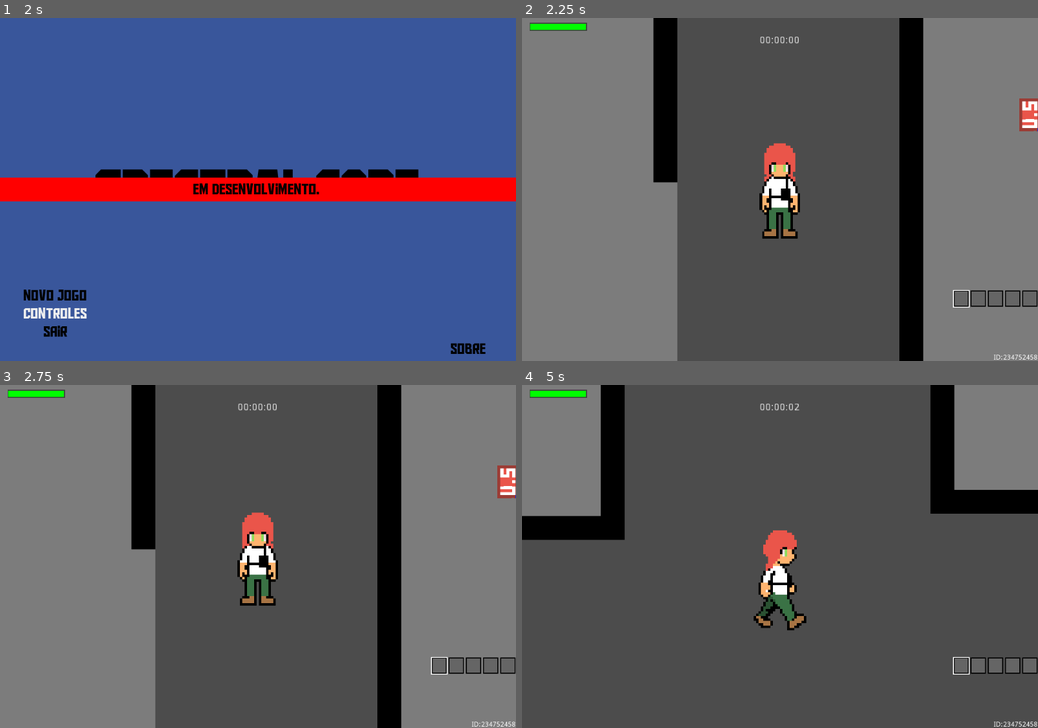
Above: before the commit, frames 1-4 (two rows, left to right).
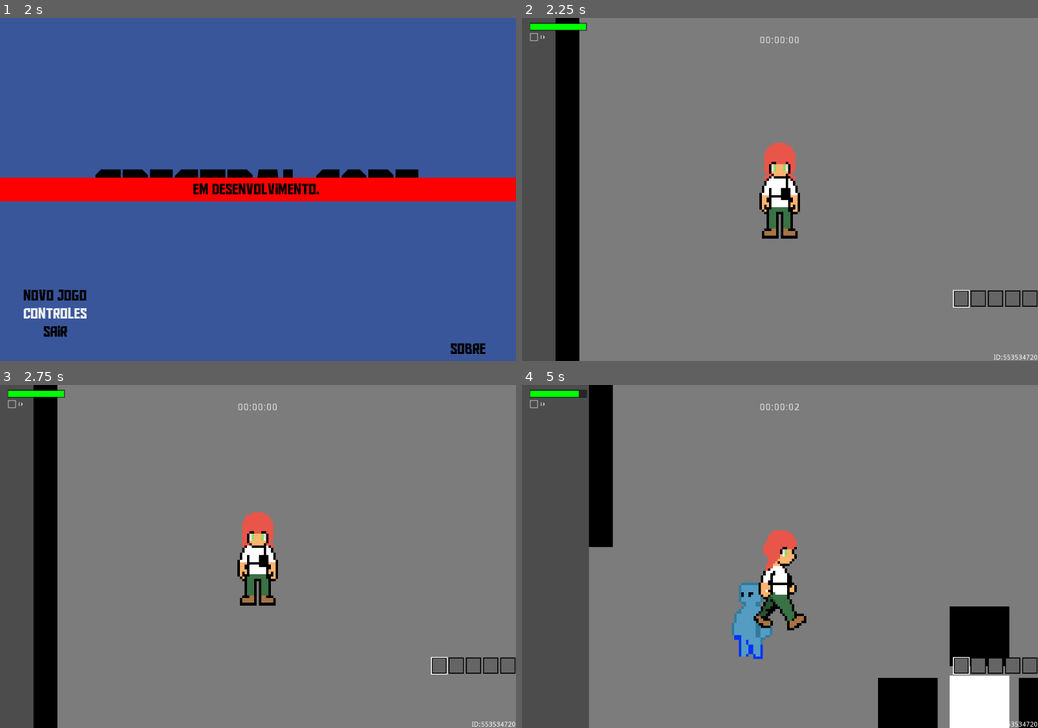
Above: after the commit, the same moments.

Repository: pauloeduardo145/Spectral-Core
Game: Godot game, scene res://Scenes/Menu.tscn
Two runs of this game, one before a commit and one after it. Both use one fixed random seed, a clock stepped at 60 frames per second and the inputs below.
Inputs (mouse positions are in pixels of both pictures, inside the frame that each line leads up to):
- Up to frame 1 (2 s): click "Sobre" at 0.5 s; click "Controles" at 1.25 s
- Up to frame 2 (2.25 s): click "Novo Jogo" at 2 s
- Up to frame 3 (2.75 s): no input
- Up to frame 4 (5 s): tap Enter at 2.75 s; move the mouse to (893, 539) at 2.77 s; hold Right (ui_right) 2.78-3.53 s; tap B (Bejar) at 2.85, 3.8, 4.35 s; click (893, 539) at 2.92 s; tap F (f) at 3.05, 3.6, 4.55 s; move the mouse to (676, 573) at 3.52 s; hold Down (ui_down) 3.53-4.28 s; click (676, 573) at 3.67 s; move the mouse to (831, 481) at 4.27 s; hold Right (ui_right) from 4.28 s (still down); click (831, 481) at 4.42 s

Frame 1 is identical in both runs. In frame 2, 60% of the frame differs, in the area x 0-100%, y 0-100%; in frame 3, 60%; in frame 4, 84%.

Commit message:
feat: Correções em fantasmas, energia e no sistema geral do jogo

Diff:
--- a/Scenes/Fantasma.tscn
+++ b/Scenes/Fantasma.tscn
@@ -31,6 +31,7 @@
 
 [node name="Fantasma" type="KinematicBody2D" groups=["fantasma"]]
 collision_layer = 2
+collision_mask = 2
 input_pickable = true
 script = ExtResource( 2 )
 
--- a/Scenes/HUD.tscn
+++ b/Scenes/HUD.tscn
@@ -1,9 +1,15 @@
-[gd_scene load_steps=5 format=2]
+[gd_scene load_steps=8 format=2]
 
 [ext_resource path="res://Scripts/HUD.gd" type="Script" id=1]
+[ext_resource path="res://Fonts/Rosehot.ttf" type="DynamicFontData" id=2]
+[ext_resource path="res://Scripts/F_numero.gd" type="Script" id=3]
 [ext_resource path="res://Scripts/Fade.gd" type="Script" id=4]
 [ext_resource path="res://Assets/inventario_fundo.png" type="Texture" id=7]
 [ext_resource path="res://Assets/Highlight.png" type="Texture" id=8]
+
+[sub_resource type="DynamicFont" id=1]
+size = 22
+font_data = ExtResource( 2 )
 
 [node name="HUD" type="CanvasLayer"]
 script = ExtResource( 1 )
@@ -205,3 +211,18 @@
 position = Vector2( 15.75, 17.5 )
 scale = Vector2( 2.21875, 2.3125 )
 texture = ExtResource( 8 )
+
+[node name="F_mortos" type="Node2D" parent="."]
+position = Vector2( 25, 40 )
+
+[node name="Sprite" type="Sprite" parent="F_mortos"]
+texture = ExtResource( 8 )
+
+[node name="F_numero" type="Label" parent="F_mortos"]
+margin_left = 13.0
+margin_top = -8.0
+margin_right = 53.0
+margin_bottom = 20.0
+rect_scale = Vector2( 0.679999, 0.56 )
+custom_fonts/font = SubResource( 1 )
+script = ExtResource( 3 )
--- a/Scenes/Interface's/Monitor_sala_central1.tscn
+++ b/Scenes/Interface's/Monitor_sala_central1.tscn
@@ -6,7 +6,7 @@
 
 [node name="Monitor_sala_central1" type="CanvasLayer"]
 script = ExtResource( 1 )
-ligado_path = NodePath("LigaDesliga")
+ligado_path = NodePath("Root/ForaMonitor/ColorRect")
 
 [node name="Root" type="Control" parent="."]
 anchor_right = 1.0
--- a/Scenes/Main.tscn
+++ b/Scenes/Main.tscn
@@ -314,12 +314,13 @@
 visible = false
 
 [node name="Spawn" type="Position2D" parent="."]
-position = Vector2( 344, 314 )
+position = Vector2( 487, 90 )
 
 [node name="Area_spawn_salas" type="Node" parent="."]
 
 [node name="sala_norte" type="Area2D" parent="Area_spawn_salas"]
 visible = false
+position = Vector2( 36, 32 )
 collision_layer = 4
 script = ExtResource( 10 )
 nome_sala = "sala_norte"
@@ -348,7 +349,7 @@
 nome_sala = "sala_leste"
 
 [node name="colison" type="CollisionShape2D" parent="Area_spawn_salas/sala_leste"]
-position = Vector2( 1022, 375 )
+position = Vector2( 1002, 362 )
 shape = SubResource( 2 )
 disabled = true
 
@@ -359,7 +360,7 @@
 nome_sala = "sala_oeste"
 
 [node name="colison" type="CollisionShape2D" parent="Area_spawn_salas/sala_oeste"]
-position = Vector2( 38, 359 )
+position = Vector2( 142, 371 )
 shape = SubResource( 2 )
 disabled = true
 
--- a/Scenes/Player.tscn
+++ b/Scenes/Player.tscn
@@ -111,7 +111,7 @@
 radius = 34.0
 
 [node name="Player" type="KinematicBody2D" groups=["player"]]
-collision_mask = 14
+collision_mask = 12
 script = ExtResource( 4 )
 
 [node name="collision" type="CollisionShape2D" parent="."]
--- /dev/null
+++ b/Scripts/F_numero.gd
@@ -0,0 +1,7 @@
+extends Label
+
+func _process(_delta):
+    var player = get_node_or_null("/root/Main/Player")
+
+    if player != null:
+        text = str(Global.fantasmas_eliminados)
--- a/Scripts/Fade.gd
+++ b/Scripts/Fade.gd
@@ -1,15 +1,25 @@
 extends ColorRect
+
+# Velocidade do fade (alpha por segundo): 2.0 = 0,5 s para fade completo
+const VELOCIDADE := 2.0
+
+func _ready():
+	# A cena tinha cor com alpha 0 (nunca apareceria) e bloqueava o mouse
+	color = Color(0, 0, 0, 1)
+	mouse_filter = Control.MOUSE_FILTER_IGNORE
+	modulate.a = 0.0
+	visible = false
 
 func fade_out():
 	visible = true
-	modulate.a = 0
+	modulate.a = 0.0
 
-	while modulate.a <1:
-		modulate.a = 0.5
+	while modulate.a < 1.0:
+		modulate.a = min(modulate.a + VELOCIDADE * get_process_delta_time(), 1.0)
 		yield(get_tree(), "idle_frame")
 
 func fade_in():
-	while modulate.a >0:
-		modulate.a = 0.5
+	while modulate.a > 0.0:
+		modulate.a = max(modulate.a - VELOCIDADE * get_process_delta_time(), 0.0)
 		yield(get_tree(), "idle_frame")
 	visible = false
--- a/Scripts/Fantasma.gd
+++ b/Scripts/Fantasma.gd
@@ -5,15 +5,34 @@
 var corajoso = 100
 var medroso = 100
 
-# Dano
-var dano_base := 10
-var tipo_dano := "delay" # "instantaneo", "delay", "continuo"
-
-# Controle
-var pode_dar_dano := true
-
-
-var alvo_em_contato = null
+var dano_base := 10            # dano de cada "tick" (no player e nos aliados)
+var intervalo_dano := 1.0      # segundos entre um tick e outro no mesmo alvo
+var tempo_atual := 0.0
+var proximo_dano = {}          # id do alvo -> momento em que pode levar dano de novo
+
+export var Chance_F = 0.1
+
+const MAX_ALIADOS = 3              # máximo de aliados vivos ao mesmo tempo
+const VIDA_ALIADO = 30             # vida de um aliado (3 ticks de dano_base = morre)
+const COR_ALIADO = Color(0.6, 1.0, 0.8)
+const COR_DANO = Color(1.0, 0.3, 0.3)
+
+var aliado := false
+var morto := false
+var vida := VIDA_ALIADO
+var tempo_flash := 0.0
+var item_carregado = null      # item que o fantasma carrega (null = nenhum)
+
+const ITENS_POSSIVEIS = ["Chave de fenda", "Chave Universal"]
+const CHANCE_CARREGAR_ITEM = 0.5   # chance de um fantasma nascer carregando item
+
+const VELOCIDADE_ALIADO = 120
+const DISTANCIA_SEGUIR = 60.0      # o aliado para de andar quando chega perto
+const DISTANCIA_ENTREGA = 90.0     # distância para entregar o item ao player
+const COOLDOWN_BEIJO = 1.5         # segundos até poder tentar de novo no mesmo fantasma
+
+var tempo_cooldown_beijo := 0.0
+
 var velocidade = Vector2.ZERO
 var player = null
 
@@ -22,11 +41,19 @@
 	$anim.play("default")
 	randomize()
 
+	# Fantasmas NÃO colidem com o player (nem entre si): só com a camada "mundo"
+	# (layer 3 = valor 4). O dano é detectado pela área "Dano", que enxerga o
+	# player (layer 1) e os fantasmas/aliados (layer 2).
+	collision_mask = 4
+	$Dano.collision_mask = 1 | 2
+
 	player = get_tree().get_root().find_node("Player", true, false)
 
 	corajoso = randi() % 101
 	medroso = randi() % 101
 
+	if randf() < CHANCE_CARREGAR_ITEM:
+		item_carregado = ITENS_POSSIVEIS[randi() % ITENS_POSSIVEIS.size()]
 
 func get_save_data():
 	return{
@@ -34,31 +61,165 @@
 		"x": global_position.x,
 		"y": global_position.y,
 		"corajoso": corajoso,
-		"medroso": medroso
+		"medroso": medroso,
+		"aliado": aliado,
+		"vida": vida,
+		"item": item_carregado   # item que ele ainda carrega (null = nenhum)
 	}
 
+func restaurar_aliado(dados):
+	corajoso = dados.get("corajoso", corajoso)
+	medroso = dados.get("medroso", medroso)
+	item_carregado = dados.get("item", null)
+	virar_aliado()
+	vida = dados.get("vida", VIDA_ALIADO)
+
 func _physics_process(_delta):
-	if player == null:
+	if tempo_cooldown_beijo > 0.0:
+		tempo_cooldown_beijo -= _delta
+
+	# Fim do "flash" vermelho de dano
+	if tempo_flash > 0.0:
+		tempo_flash -= _delta
+		if tempo_flash <= 0.0:
+			$anim.modulate = COR_ALIADO if aliado else Color(1, 1, 1)
+
+	if player == null or not is_instance_valid(player):
 		return
 
-	tipo_de_fantasma()
-
+	if aliado:
+		comportamento_aliado()
+	else:
+		tipo_de_fantasma()
+		aplicar_dano_continuo(_delta)
+
+	atualizar_flip()
 	move_and_slide(velocidade)
 
 func tipo_de_fantasma():
 	if corajoso > medroso:
-		var direcao = (player.global_position - global_position).normalized()
+		# Persegue o alvo mais próximo: o player ou um aliado dele
+		var alvo = alvo_mais_proximo()
+		var direcao = (alvo.global_position - global_position).normalized()
 		velocidade = direcao * 100
 
 	elif medroso > corajoso:
 		var direcao = (global_position - player.global_position).normalized()
 		velocidade = direcao * 10
 
+func alvo_mais_proximo():
+	var melhor = player
+	var menor = global_position.distance_to(player.global_position)
+	for a in get_tree().get_nodes_in_group("aliado"):
+		if is_instance_valid(a):
+			var d = global_position.distance_to(a.global_position)
+			if d < menor:
+				menor = d
+				melhor = a
+	return melhor
+
+func atualizar_flip():
 	if velocidade.x < 0:
 		$anim.flip_h = false
 	elif velocidade.x > 0:
 		$anim.flip_h = true
 
-func _on_Dano_body_entered(body):
-	if body.name == "Player":
-		vida_script.levar_dano(20)
+func aplicar_dano_continuo(delta):
+	tempo_atual += delta
+	var novos = {}
+
+	for body in $Dano.get_overlapping_bodies():
+		if body == self:
+			continue
+		var eh_player = body.name == "Player"
+		var eh_aliado = body.is_in_group("aliado")
+		if not eh_player and not eh_aliado:
+			continue
+
+		var id = body.get_instance_id()
+		var proximo = proximo_dano.get(id, 0.0)
+		if tempo_atual >= proximo:
+			proximo = tempo_atual + intervalo_dano
+			if eh_player:
+				vida_script.levar_dano(dano_base)
+			else:
+				body.levar_dano(dano_base)
+		novos[id] = proximo
+
+	# Só guarda quem ainda está em contato (ao sair e voltar, leva dano na hora)
+	proximo_dano = novos
+
+# Sinal ainda conectado na cena (Fantasma.tscn); o dano agora é feito acima
+func _on_Dano_body_entered(_body):
+	pass
+
+# ---------- Aliado ----------
+func limite_aliados_atingido() -> bool:
+	return get_tree().get_nodes_in_group("aliado").size() >= MAX_ALIADOS
+
+# Chamado pelo Player quando aperta B perto do fantasma.
+# Retorna true se o fantasma virou aliado.
+func tentar_aliar() -> bool:
+	if aliado or tempo_cooldown_beijo > 0.0:
+		return false
+	if limite_aliados_atingido():
+		return false
+
+	tempo_cooldown_beijo = COOLDOWN_BEIJO
+
+	if randf() < Chance_F:
+		virar_aliado()
+		return true
+	return false
+
+func virar_aliado():
+	aliado = true
+	vida = VIDA_ALIADO
+	proximo_dano.clear()
+	velocidade = Vector2.ZERO
+
+	# Sai do grupo "fantasma": o aspirador não suga mais aliados
+	remove_from_group("fantasma")
+	add_to_group("aliado")
+
+	# Para de causar dano
+	$Dano.set_deferred("monitoring", false)
+
+	# Visual de aliado
+	$anim.modulate = COR_ALIADO
+
+# Aliados podem ser atacados pelos fantasmas hostis
+func levar_dano(dano):
+	if not aliado or morto:
+		return
+
+	vida -= dano
+	$anim.modulate = COR_DANO
+	tempo_flash = 0.15
+
+	if vida <= 0:
+		morrer_aliado()
+
+func morrer_aliado():
+	morto = true
+	# Sai do grupo na hora: libera o "slot" para o player conseguir outro aliado
+	# e impede que o aliado morto seja salvo. O item que ele carregava se perde.
+	remove_from_group("aliado")
+	queue_free()
+
+func comportamento_aliado():
+	var distancia = global_position.distance_to(player.global_position)
+
+	if distancia > DISTANCIA_SEGUIR:
+		velocidade = (player.global_position - global_position).normalized() * VELOCIDADE_ALIADO
+	else:
+		velocidade = Vector2.ZERO
+
+	if item_carregado != null and distancia <= DISTANCIA_ENTREGA:
+		entregar_item()
+
+func entregar_item():
+	# Se o inventário estiver cheio, continua carregando e tenta de novo depois
+	if InventarioManager.adicionar_item(item_carregado):
+		print("Aliado entregou: ", item_carregado)
+		item_carregado = null
--- a/Scripts/Global.gd
+++ b/Scripts/Global.gd
@@ -6,68 +6,133 @@
 var pos_spawn := Vector2.ZERO
 var spawn_position = null
 var caminho_save = "user://save_game.dat"
+var caminho_save_aliados = "user://save_aliados.dat"   # aliados + itens que carregam
+var fantasmas_eliminados = 0
 
 func _ready():
 	pass
 
+func _get_player():
+	return get_tree().get_root().find_node("Player", true, false)
+
 func salvar_jogo():
+	# Fora do jogo (ex.: no menu) não há nada para salvar. Antes, salvar no menu
+	# criava um save "vazio" com posição (0,0) e o botão Continuar aparecia.
+	var player = _get_player()
+	if player == null:
+		return
+
+	# Sempre grava a posição atual (antes ficava desatualizada nos saves feitos
+	# pela interface da sala oeste)
+	player_pos = player.global_position
 
 	var arquivo = File.new()
-
 	if arquivo.open(caminho_save, File.WRITE) == OK:
 		var dados = {
-		"tempo_total": tempo_total,
-		"jogador_id": jogador_id,
-		"player_pos": player_pos,
-		"vida_atual": vida_script.vida_atual,
-		"vida_visual": vida_script.vida_visual,
-		"energia_atual": EnergiaManeger.energia_atual,
-		"slots": InventarioManager.slots}
+			"tempo_total": tempo_total,
+			"jogador_id": jogador_id,
+			"player_pos": player_pos,
+			"fantasmas_eliminados": fantasmas_eliminados,
+			"vida_atual": vida_script.vida_atual,
+			"vida_visual": vida_script.vida_visual,
+			"energia_atual": EnergiaManeger.energia_atual,
+			"slots": InventarioManager.slots}
 		arquivo.store_var(dados)
 		arquivo.close()
-	else:
-		pass
+
+	salvar_aliados()
+
+# Salva todos os aliados (posição, atributos e item carregado) em arquivo próprio
+func salvar_aliados():
+	var lista = []
+	for aliado in get_tree().get_nodes_in_group("aliado"):
+		if is_instance_valid(aliado):
+			lista.append(aliado.get_save_data())
+
+	var arquivo = File.new()
+	if arquivo.open(caminho_save_aliados, File.WRITE) == OK:
+		arquivo.store_var({"aliados": lista})
+		arquivo.close()
+
+# Devolve a lista de dicionários dos aliados salvos (vazia se não houver/corrompido)
+func carregar_aliados() -> Array:
+	var arquivo = File.new()
+	if not arquivo.file_exists(caminho_save_aliados):
+		return []
+	if arquivo.open(caminho_save_aliados, File.READ) != OK:
+		return []
+
+	var dados = arquivo.get_var()
+	arquivo.close()
+
+	if typeof(dados) != TYPE_DICTIONARY:
+		return []
+	var lista = dados.get("aliados", [])
+	if typeof(lista) != TYPE_ARRAY:
+		return []
+	return lista
 
 func carregar_jogo() -> bool:
 	var arquivo = File.new()
 	if not arquivo.file_exists(caminho_save):
 		return false
 
-	if arquivo.open(caminho_save, File.READ) == OK:
-		var dados = arquivo.get_var()
-		arquivo.close()
+	if arquivo.open(caminho_save, File.READ) != OK:
+		return false
 
-		tempo_total = dados["tempo_total"]
-		jogador_id = dados["jogador_id"]
-		player_pos = dados["player_pos"]
-		vida_script.vida_atual = dados["vida_atual"]
-		vida_script.vida_visual = dados["vida_visual"]
-		EnergiaManeger.energia_atual = dados["energia_atual"]
-		InventarioManager.slots = dados["slots"]
+	var dados = arquivo.get_var()
+	arquivo.close()
 
-		vida_script.iniciar_regeneracao()
-		vida_script.vida_visual = vida_script.vida_atual
-		vida_script.limitar_vida()
-		return true
+	# Save corrompido ou de versão antiga: não deixa o jogo crashar
+	if typeof(dados) != TYPE_DICTIONARY:
+		return false
 
-	return false
+	tempo_total = dados.get("tempo_total", 0.0)
+	jogador_id = dados.get("jogador_id", 0)
+	player_pos = dados.get("player_pos", Vector2.ZERO)
+	fantasmas_eliminados = dados.get("fantasmas_eliminados", 0)
+	vida_script.vida_atual = dados.get("vida_atual", vida_script.vida_maxima)
+	vida_script.vida_visual = dados.get("vida_visual", vida_script.vida_atual)
+	EnergiaManeger.energia_atual = dados.get("energia_atual", EnergiaManeger.energia_min)
 
+	var slots = dados.get("slots", null)
+	if typeof(slots) == TYPE_ARRAY and slots.size() == InventarioManager.slots.size():
+		InventarioManager.slots = slots
+	else:
+		InventarioManager.slots = [null, null, null, null, null]
+
+	# Save feito no meio da animação de morte: volta com vida cheia
+	if vida_script.vida_atual <= vida_script.vida_minima:
+		vida_script.vida_atual = vida_script.vida_maxima
+
+	vida_script.morto = false
+	vida_script.iniciar_regeneracao()
+	vida_script.vida_visual = vida_script.vida_atual
+	vida_script.limitar_vida()
+	return true
 
 func novo_jogo():
 	tempo_total = 0.0
 	jogador_id = 0
+	player_pos = Vector2.ZERO
+	fantasmas_eliminados = 0
+
+	vida_script.vida_atual = vida_script.vida_maxima
+	vida_script.vida_visual = vida_script.vida_maxima
+	vida_script.morto = false
+	EnergiaManeger.energia_atual = EnergiaManeger.energia_min
+	InventarioManager.slots = [null, null, null, null, null]
+	InventarioManager.slot_selecionado = 0
 
 	var dir = Directory.new()
 	if dir.file_exists(caminho_save):
 		dir.remove(caminho_save)
+	if dir.file_exists(caminho_save_aliados):
+		dir.remove(caminho_save_aliados)
 
 func _input(event):
 	if event.is_action_pressed("ui_cancel"):
-		var player = get_tree().get_root().find_node("Player", true, false)
-
-		if player:
-			player_pos = player.global_position
-		salvar_jogo()
+		salvar_jogo()  # só salva se estiver em jogo (ver salvar_jogo)
 		get_tree().quit()
 
 func existe_save() -> bool:
--- a/Scripts/HUD.gd
+++ b/Scripts/HUD.gd
@@ -17,11 +17,16 @@
 func _ready():
 	#if DeviceManager.tipo_dispositivo != DeviceManager.MOBILE:
 	#	$Virtualjoystick.visible = false
-	Hud.visible = false
+	visible = false
 	vida_script.vida_bar = $vida/bar
 	vida_script.label_vida = $print
 
 	randomize()
+
+# Chamado pelo Main depois de carregar/criar a partida. Antes isso rodava no
+# _ready do autoload (ao abrir o jogo): o ID mostrado e o presente eram gerados
+# antes do "Novo Jogo"/"Continuar" e ficavam diferentes do Global.jogador_id.
+func iniciar_partida():
 	if Global.jogador_id == 0:
 		Global.jogador_id = gerar_id()
 	$"ID/Numero".text = str(Global.jogador_id)
@@ -29,7 +34,9 @@
 	entregar_presente()  # entrega automaticamente
 
 func _physics_process(_delta):
-	Global.tempo_total += _delta
+	# O HUD é autoload e roda desde o menu: só conta o tempo durante o jogo
+	if visible:
+		Global.tempo_total += _delta
 	atualizar_texto()
 	atualizar_ui()
 	vida_script.limitar_vida()
@@ -47,7 +54,10 @@
 func gerar_id():
 	var minimo = 1000000000
 	var maximo = 9999999999
-	return minimo + randi() % (maximo - minimo + 1)
+	# randi() só vai até ~4,29 bilhões: o antigo "randi() % faixa" nunca passava
+	# de ~5,29 bilhões. Combinando dois randi() cobre a faixa inteira.
+	var aleatorio = ((randi() & 0x7FFFFFFF) << 32) | randi()
+	return minimo + aleatorio % (maximo - minimo + 1)
 
 func soma_digitos(id_numero):
 	var soma = 0
--- a/Scripts/Main.gd
+++ b/Scripts/Main.gd
@@ -3,6 +3,8 @@
 export(NodePath) var spawn_atual
 
 var PlayerScene = preload("res://Scenes/Player.tscn")
+var FantasmaScene = preload("res://Scenes/Fantasma.tscn")
+var SalasScript = preload("res://Scripts/Salas.gd")
 var spawn_salas = {
 	"sala_oeste": [Vector2(-122, 199), Vector2(198, 519)],
 	"sala_centro": [Vector2(394, 212), Vector2(714, 532)],
@@ -38,15 +40,84 @@
 	Global.spawn_position = spawn.global_position
 
 	interfaces()
+	ativar_pontos_de_spawn()
 
 	Hud.visible = true
 	yield(get_tree(), "idle_frame")   #espera 1 frame
 
+	var carregou = false
 	if Global.existe_save():
-		Global.carregar_jogo()
+		carregou = Global.carregar_jogo()
+
+	# Posição (0,0) = save sem posição válida (fica fora das salas): usa o spawn
+	if carregou and Global.player_pos != Vector2.ZERO:
 		player.global_position = Global.player_pos
 	else:
 		player.global_position = spawn.global_position
+
+	remover_itens_ja_coletados()
+	if carregou:
+		restaurar_aliados()
+	Hud.iniciar_partida()
+
+# Recria os aliados salvos (com o item que cada um ainda carrega)
+func restaurar_aliados():
+	for dados in Global.carregar_aliados():
+		if typeof(dados) != TYPE_DICTIONARY:
+			continue
+		var fantasma = FantasmaScene.instance()
+		fantasma.position = Vector2(dados.get("x", 0.0), dados.get("y", 0.0))
+		add_child(fantasma)
+		fantasma.restaurar_aliado(dados)
+
+# As áreas de spawn dos fantasmas estavam com a CollisionShape2D desligada
+# (disabled = true) em Area_spawn_salas, e a sala sul nem tinha área.
+# Aqui ligamos todas e criamos a da sala sul se faltar.
+# (Onde ficam: Main.tscn > Area_spawn_salas > sala_norte/centro/leste/oeste >
+#  "colison". O tamanho de cada sala está em Salas.gd, no dicionário spawn_salas.)
+func ativar_pontos_de_spawn():
+	var areas = get_node_or_null("Area_spawn_salas")
+	if areas == null:
+		return
+
+	var tem_sul = false
+	for sala in areas.get_children():
+		if sala.name == "sala_sul":
+			tem_sul = true
+		for filho in sala.get_children():
+			if filho is CollisionShape2D:
+				filho.set_deferred("disabled", false)
+
+	if not tem_sul:
+		criar_area_sala_sul(areas)
+
+func criar_area_sala_sul(areas):
+	var area = Area2D.new()
+	area.name = "sala_sul"
+	area.collision_layer = 4
+	area.set_script(SalasScript)
+	area.set("nome_sala", "sala_sul")
+
+	var forma = RectangleShape2D.new()
+	forma.extents = Vector2(160, 160)
+	var colisao = CollisionShape2D.new()
+	colisao.shape = forma
+	colisao.position = Vector2(567, 812)   # centro da região sala_sul em Salas.gd
+	area.add_child(colisao)
+
+	areas.add_child(area)
+
+# Os itens do mapa não eram salvos: ao continuar, o item já coletado reaparecia
+# e dava para pegar de novo (item duplicado no inventário).
+func remover_itens_ja_coletados():
+	var itens = get_node_or_null("Itens")
+	if itens == null:
+		return
+	for item in itens.get_children():
+		for slot in InventarioManager.slots:
+			if slot != null and str(slot).to_lower() == item.name.to_lower():
+				item.queue_free()
+				break
 
 func interfaces():
 	for path in interfaces_paths:
--- a/Scripts/Menu.gd
+++ b/Scripts/Menu.gd
@@ -4,14 +4,12 @@
 
 func verificar_save():
 	var botao_continue = get_node("ButtonsContainer/Continue")
-	if not Global.existe_save():
-		botao_continue.disabled = true
-		botao_continue.visible = false
-
-func _physics_process(_delta):
-		verificar_save()
+	var tem_save = Global.existe_save()
+	botao_continue.disabled = not tem_save
+	botao_continue.visible = tem_save
 
 func _ready() -> void:
+	verificar_save()
 	for button in get_tree().get_nodes_in_group("button"):
 		button.connect("pressed", self, "on_button_pressed", [button])
 
@@ -26,12 +24,10 @@
 					get_tree().change_scene("res://Scenes/Main.tscn")
 		"Controls":
 			var aviso = PopupAviso.instance()
-			Global.salvar_jogo()
 			add_child(aviso)
 			yield(get_tree().create_timer(2), "timeout")
 			aviso.queue_free()
 		"Quit":
-			Global.salvar_jogo()
 			get_tree().quit()
 		"Sob":
 			var aviso = PopupAviso.instance()
--- a/Scripts/Player.gd
+++ b/Scripts/Player.gd
@@ -1,6 +1,9 @@
 extends KinematicBody2D
 
 const SPEED = 300
+const RAIO_BEIJO = 70.0
+
+var fantasmas_eliminados = 0;
 
 var aspirador = false
 var motion = Vector2()
@@ -22,6 +25,9 @@
 
 	if Input.is_action_just_pressed("f"):
 		usar()
+
+	if Input.is_action_just_pressed("Bejar"):
+		bejar()
 
 	# Movimento
 	if Input.is_action_pressed("ui_up"):
@@ -95,5 +101,30 @@
 		while alvo != null:
 			if alvo.is_in_group("fantasma"):
 				alvo.queue_free()
+				Global.fantasmas_eliminados += 1
 				return
 			alvo = alvo.get_parent()
+
+func bejar():
+	# Pega o fantasma hostil mais próximo dentro do alcance
+	var alvo = null
+	var menor_distancia = RAIO_BEIJO
+
+	for fantasma in get_tree().get_nodes_in_group("fantasma"):
+		var d = global_position.distance_to(fantasma.global_position)
+		if d <= menor_distancia:
+			menor_distancia = d
+			alvo = fantasma
+
+	if alvo == null:
+		print("Nenhum fantasma perto para beijar")
+		return
+
+	if alvo.limite_aliados_atingido():
+		print("Limite de aliados atingido (máx. 3)")
+		return
+
+	if alvo.tentar_aliar():
+		print("O fantasma virou aliado!")
+	else:
+		print("O fantasma não aceitou (ou ainda está em cooldown)")
--- a/Scripts/Salas.gd
+++ b/Scripts/Salas.gd
@@ -21,7 +21,7 @@
 
 func _on_body_entered(body):
 	if body.is_in_group("player") and not ja_spawnou:
-		call_deferred("spawn_fantasmas", 5)
+		call_deferred("spawn_fantasmas", 3)
 		ja_spawnou = true
 
 func _on_body_exited(body):
@@ -31,7 +31,7 @@
 
 func remover_fantasmas():
 	for fantasma in fantasmas_spawnados:
-		if is_instance_valid(fantasma):
+		if is_instance_valid(fantasma) and not fantasma.is_in_group("aliado"):
 			fantasma.call_deferred("queue_free")
 
 	fantasmas_spawnados.clear()
--- a/Scripts/vida_script.gd
+++ b/Scripts/vida_script.gd
@@ -15,12 +15,14 @@
 #regeneração
 
 var regenerando = false
+var morto = false # evita morrer/respawnar várias vezes ao mesmo tempo
 var tempo_para_regenerar = 3.0 #segundos
 var velocidade_regeneracao = 1.0 #vida por segundo
 
 #cores
 var verde = Color(0, 1, 0)
 var amarelo = Color(1, 1, 0)
+var laranja = Color(1, 0.5, 0)
 var vermelho = Color(1, 0, 0)
 
 
@@ -42,8 +44,10 @@
 
 	largura_atual = largura_maxima * porcentagem
 
-	if vida_atual != null:
-		vida_bar.rect_size.x  = largura_atual
+	# A barra só existe depois que o HUD carrega
+	if vida_bar == null:
+		return
+	vida_bar.rect_size.x = largura_atual
 
 	visual()
 
@@ -58,15 +62,15 @@
 	regenerando = true
 
 func visual():
+	if vida_bar == null:
+		return
 	var porcentagem = vida_visual / vida_maxima
-	if vida_atual:
-		vida_bar.rect_size.x = largura_atual
 	if porcentagem > 0.8:
 		vida_bar.color = verde
 	elif porcentagem > 0.6:
 		vida_bar.color = amarelo
 	elif porcentagem > 0.3:
-		vida_bar.color = amarelo
+		vida_bar.color = laranja
 	else:
 		vida_bar.color = vermelho
 
@@ -88,6 +92,8 @@
 	vida_visual = lerp(vida_visual, vida_atual, 1 - pow(0.2, _delta))
 
 func levar_dano(dano):
+	if morto:
+		return # já está morrendo: ignora dano extra
 	vida_atual -= dano
 	vida_atual = max(vida_atual, vida_minima) #evita vida negativa
 
@@ -99,13 +105,21 @@
 
 	if vida_atual <= vida_minima:
 		morrer()
+
 func morrer():
+	if morto:
+		return
+	morto = true
 	vida_atual = vida_minima
 
 	yield(get_tree().create_timer(2), "timeout")
 
 	respawn()
+
 func respawn():
+	morto = false
+	regenerando = false
+	timer_regeneracao.stop()
 	vida_atual = vida_maxima
 	vida_visual = vida_maxima
 
Not shown, added: TAREFAS.rm
